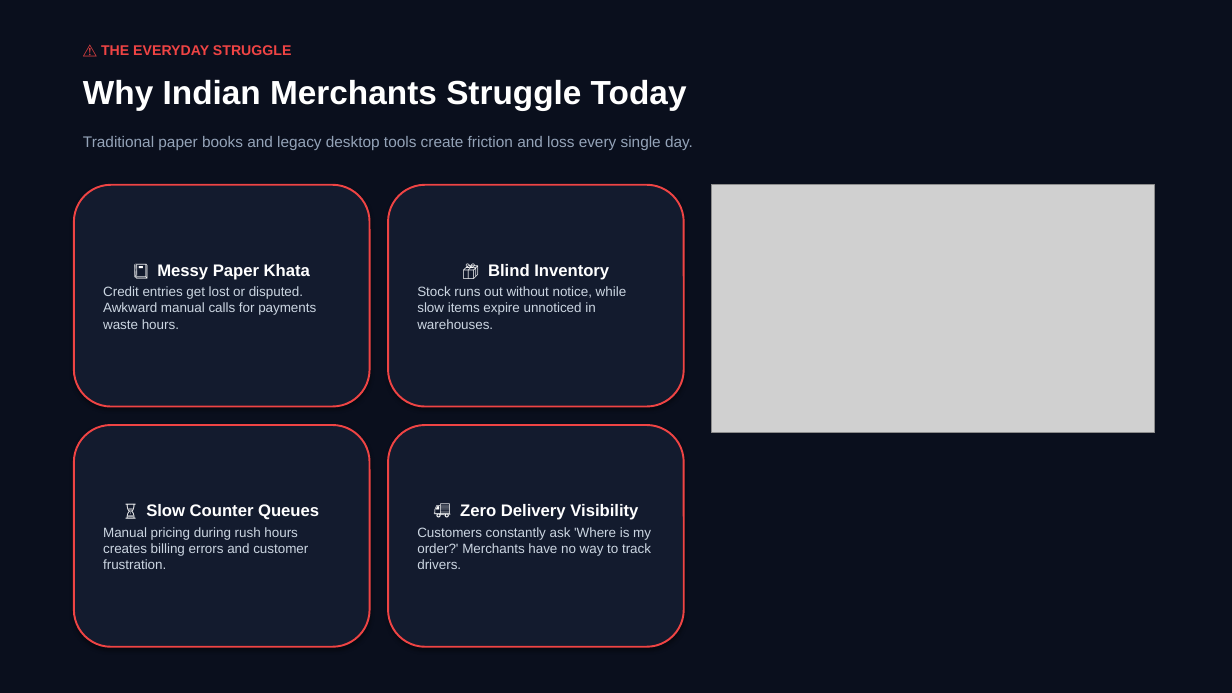
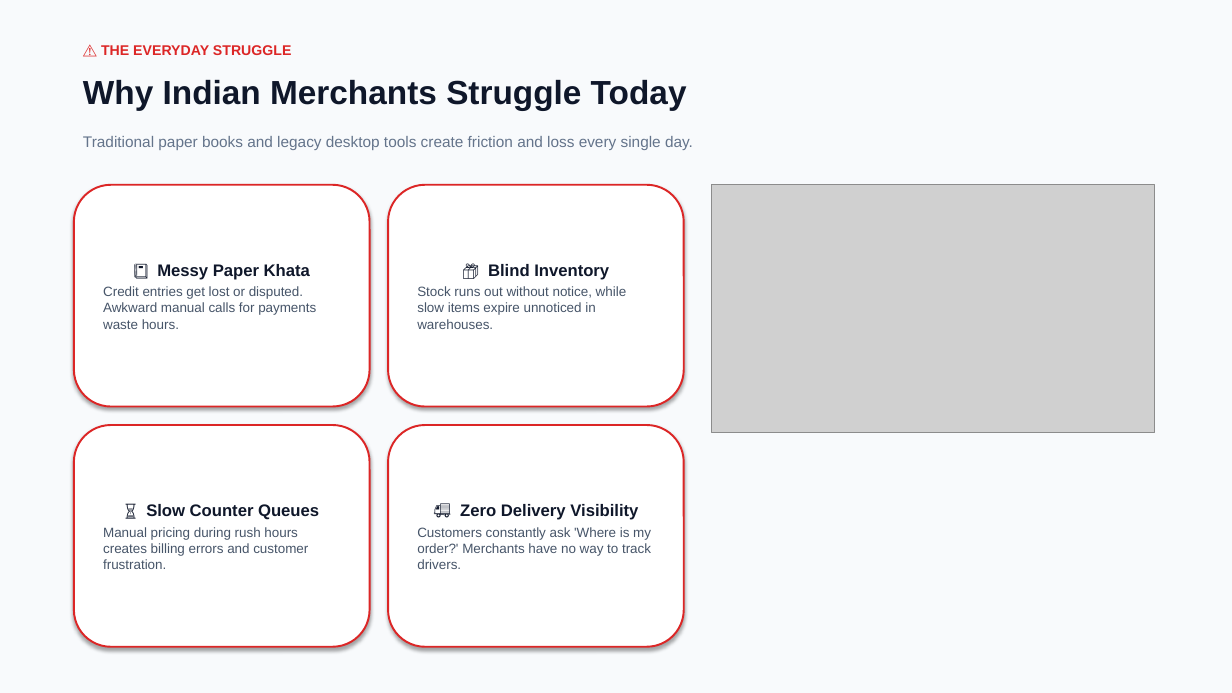
Before and after one commit to MayuurPandav/vyapar-frontend-files-, a slide deck: slide 2 of public/Vyapar_2.0_Official_Presentation.pptx. Drawn at 1232x693 pixels with LibreOffice and Linux fonts; fonts in the diff are those of the drawing; grey boxes stand for pictures. Boxes give left, top, right and bottom in pixels: in the first picture for what was removed or moved away, otherwise in the second. Text is boxed around its words. In the diff, an @@ line names an element or a change of style, - is before the commit and + after.

Commit message:
feat(presentation): redesign 8-slide presentation deck into clean modern light theme

```diff
--- a/public/Vyapar_2.0_Official_Presentation.pptx
+++ b/public/Vyapar_2.0_Official_Presentation.pptx
@@ rectangle at (x1=0, y1=0, x2=1232, y2=693): fill #0A0F1D to #F8FAFC @@
@@ text "⚠️ THE EVERYDAY STRUGGLE" at (x1=101, y1=45, x2=292, y2=55): text colour #EF4444 to #DC2626 @@
@@ text "Why Indian Merchants Struggle Today" at (x1=83, y1=79, x2=687, y2=110): text colour #FFFFFF to #0F172A @@
@@ text "Traditional paper books and legacy ..." at (x1=83, y1=136, x2=693, y2=150): text colour #94A3B8 to #64748B @@
@@ rounded rectangle "📒 Messy Paper Khata" at (x1=74, y1=185, x2=370, y2=407): text colour #FFFFFF to #0F172A in "📒 Messy Paper Khata"; text colour #CBD5E1 to #475569 in "Credit entries get lost or disputed. Awkward ..."; fill #131B2E to #FFFFFF; outline #EF4444 1.5 pt to #DC2626 1.5 pt @@
@@ rounded rectangle "📦 Blind Inventory" at (x1=388, y1=185, x2=684, y2=407): text colour #FFFFFF to #0F172A in "📦 Blind Inventory"; text colour #CBD5E1 to #475569 in "Stock runs out without notice, while slow ..."; fill #131B2E to #FFFFFF; outline #EF4444 1.5 pt to #DC2626 1.5 pt @@
@@ rounded rectangle "⏳ Slow Counter Queues" at (x1=74, y1=425, x2=370, y2=647): text colour #FFFFFF to #0F172A in "⏳ Slow Counter Queues"; text colour #CBD5E1 to #475569 in "Manual pricing during rush hours creates billing ..."; fill #131B2E to #FFFFFF; outline #EF4444 1.5 pt to #DC2626 1.5 pt @@
@@ rounded rectangle "🚚 Zero Delivery Visibility" at (x1=388, y1=425, x2=684, y2=647): text colour #FFFFFF to #0F172A in "🚚 Zero Delivery Visibility"; text colour #CBD5E1 to #475569 in "Customers constantly ask 'Where is my order?' ..."; fill #131B2E to #FFFFFF; outline #EF4444 1.5 pt to #DC2626 1.5 pt @@
```
Also in this commit, not shown: 7 other slides changed, 2 other files.
